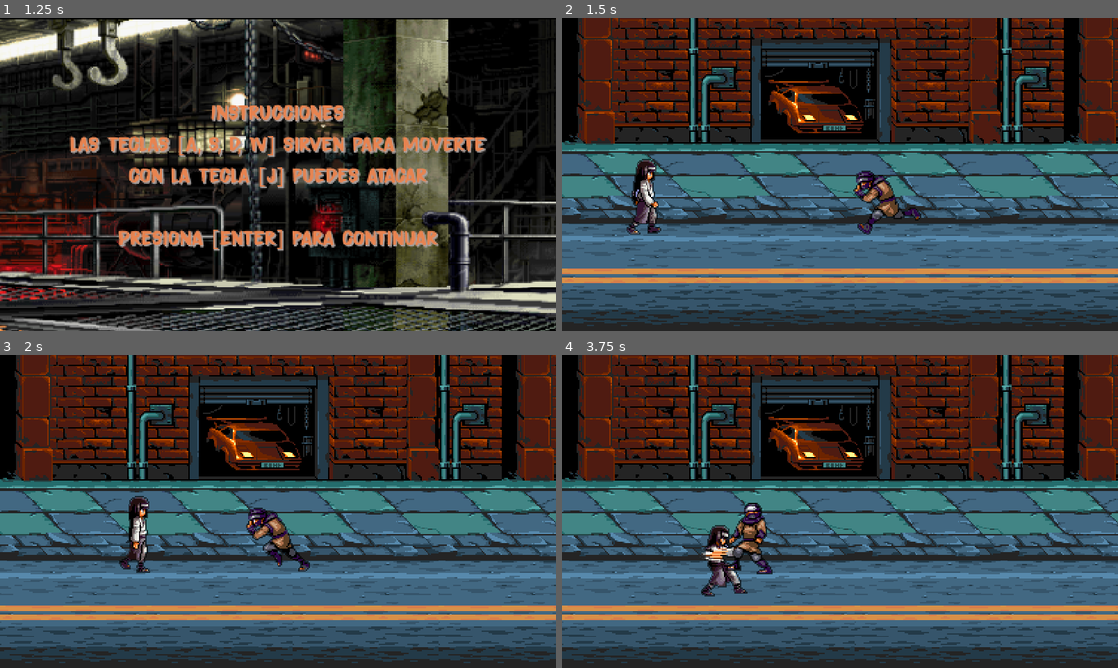
Above: before the commit, frames 1-4 (two rows, left to right).
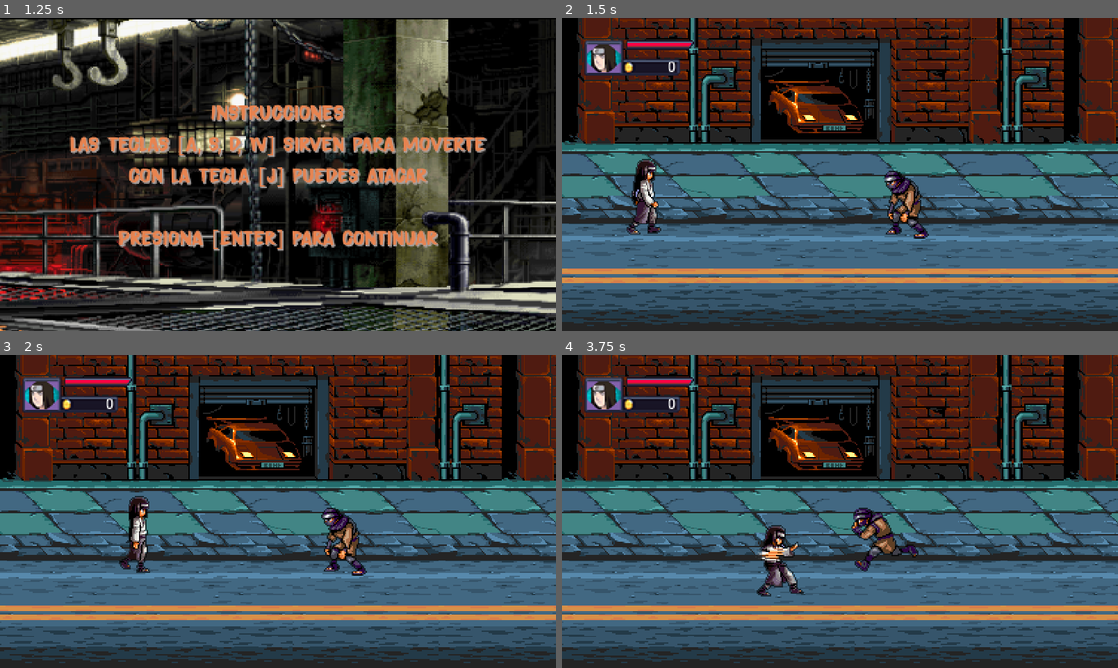
Above: after the commit, the same moments.

Repository: eandres8/bounty-hunter
Game: Godot game, scene res://scenes/Menu/Menu.tscn
Same seed, same stepped clock (60 frames per second), same inputs: the game is played once before the commit and once after it.
Inputs:
- Up to frame 1 (1.25 s): click "Iniciar" at 0.5 s
- Up to frame 2 (1.5 s): tap Enter (ui_accept) at 1.25, 1.35 s; hold D (move_right) from 1.28 s (still down)
- Up to frame 3 (2 s): keep holding D (move_right); tap Enter (ui_accept) at 1.52, 1.82 s
- Up to frame 4 (3.75 s): release D (move_right) at 2.03 s; hold S (move_down) 2.03-2.78 s; tap J (attack_soft) at 2.1, 3.6 s; tap Enter (ui_accept) at 2.27, 2.3, 2.57, 2.85 s; hold D (move_right) 2.78-3.53 s; hold W (move_up) from 3.53 s (still down)

Frame 1 is identical in both runs. In frame 2, 3.3% of the frame differs, in the area x 4-66%, y 7-71%; in frame 3, 3.6%; in frame 4, 5.4%, in the area x 4-65%, y 7-78%.

Commit message:
feat: add collision detection

Diff:
--- a/scenes/Enemy/Enemy.gd
+++ b/scenes/Enemy/Enemy.gd
@@ -1,18 +1,24 @@
 extends CharacterBody2D
 
-enum States { IDLE, RUN, DAMAGE, DIE }
+enum States { IDLE, RUN, DAMAGE, DIE, ATTACK }
 
 const SPEED := 70
 var life := 100
 var _state := States.IDLE
 
-func _ready():
-	velocity.x = -SPEED
-	_state = States.RUN
+@onready var _timer: Timer = $Timer
 
 func _process(_delta):
 	_state_matching()
 	move_and_slide()
+
+	if $Left.is_colliding() and !is_on_wall():
+		velocity.x = -SPEED
+		_state = States.RUN
+	elif $Right.is_colliding() and !is_on_wall():
+		velocity.x = SPEED
+		_state = States.RUN
+
 
 func _state_matching():
 	match _state:
@@ -24,6 +30,9 @@
 			damage_action()
 		States.DIE:
 			die_action()
+		States.ATTACK:
+			attack_action()
+
 
 func make_damage(damage) -> void:
 	var new_life = life - damage
@@ -43,7 +52,9 @@
 func run_action():
 	if is_on_wall():
 		_state = States.IDLE
-	else:
+		_timer.start(5)
+		_state = States.ATTACK
+	elif _state == States.RUN:
 		$Body.play("Run")
 
 func damage_action():
@@ -52,10 +63,18 @@
 func die_action():
 	$Body.play("Died")
 
+func attack_action():
+	$Body.play("Attack")
+
 func _on_body_animation_finished():
 	if $Body.animation == "Damage":
 		_state = States.IDLE
 
+	if $Body.animation == "Attack":
+		GLOBAL.life -= 10
+
 	if $Body.animation == "Died":
+		GLOBAL.score += 150
+		print("GLOBAL ", GLOBAL.score)
 		set_process(false)
 		queue_free()
--- a/scenes/Enemy/Enemy.tscn
+++ b/scenes/Enemy/Enemy.tscn
@@ -127,20 +127,29 @@
 "speed": 10.0
 }]
 
-[sub_resource type="RectangleShape2D" id="RectangleShape2D_udnub"]
-size = Vector2(25, 52)
+[sub_resource type="CapsuleShape2D" id="CapsuleShape2D_bqxyw"]
+radius = 12.0
+height = 40.0
 
 [node name="Enemy" type="CharacterBody2D" groups=["Enemy"]]
 script = ExtResource("1_88snd")
 
 [node name="Body" type="AnimatedSprite2D" parent="."]
 sprite_frames = SubResource("SpriteFrames_qxdhg")
-animation = &"Died"
+animation = &"Idle"
 autoplay = "Idle"
 flip_h = true
 
 [node name="Collision" type="CollisionShape2D" parent="."]
-position = Vector2(-2.5, 2)
-shape = SubResource("RectangleShape2D_udnub")
+position = Vector2(-2, -7)
+shape = SubResource("CapsuleShape2D_bqxyw")
+
+[node name="Left" type="RayCast2D" parent="."]
+target_position = Vector2(-100, 2.08165e-12)
+
+[node name="Right" type="RayCast2D" parent="."]
+target_position = Vector2(100, 2.08165e-12)
+
+[node name="Timer" type="Timer" parent="."]
 
 [connection signal="animation_finished" from="Body" to="." method="_on_body_animation_finished"]
--- /dev/null
+++ b/scenes/GUI/GUI.gd
@@ -0,0 +1,9 @@
+extends CanvasLayer
+
+@onready var _label := %Label as Label;
+@onready var _health := %Health as TextureRect;
+
+func _process(delta):
+	_label.text = str(GLOBAL.score)
+	var health = (GLOBAL.life * 55) / 100
+	_health.set_size(Vector2(health, 10))
--- /dev/null
+++ b/scenes/GUI/GUI.tscn
@@ -0,0 +1,59 @@
+[gd_scene load_steps=4 format=3 uid="uid://6ko213l8njgm"]
+
+[ext_resource type="Texture2D" uid="uid://by7g4bce2t2a7" path="res://assets/gui.png" id="1_fofic"]
+[ext_resource type="Script" path="res://scenes/GUI/GUI.gd" id="1_g77jv"]
+[ext_resource type="Texture2D" uid="uid://ddsun1nxkcofa" path="res://assets/health.png" id="3_7bde1"]
+
+[node name="GUI" type="CanvasLayer"]
+script = ExtResource("1_g77jv")
+
+[node name="Control" type="Control" parent="."]
+texture_filter = 1
+layout_mode = 3
+anchors_preset = 15
+anchor_right = 1.0
+anchor_bottom = 1.0
+grow_horizontal = 2
+grow_vertical = 2
+
+[node name="Main" type="MarginContainer" parent="Control"]
+layout_mode = 1
+anchors_preset = 15
+anchor_right = 1.0
+anchor_bottom = 1.0
+grow_horizontal = 2
+grow_vertical = 2
+theme_override_constants/margin_left = 16
+theme_override_constants/margin_top = 16
+theme_override_constants/margin_right = 16
+theme_override_constants/margin_bottom = 16
+
+[node name="TextureRect" type="TextureRect" parent="Control/Main"]
+texture_filter = 1
+texture_repeat = 1
+layout_mode = 2
+size_flags_horizontal = 0
+size_flags_vertical = 0
+texture = ExtResource("1_fofic")
+stretch_mode = 2
+
+[node name="Label" type="Label" parent="Control/Main/TextureRect"]
+unique_name_in_owner = true
+layout_mode = 0
+offset_left = 24.0
+offset_top = 14.0
+offset_right = 71.0
+offset_bottom = 40.0
+theme_override_font_sizes/font_size = 10
+text = "0"
+horizontal_alignment = 2
+autowrap_mode = 1
+
+[node name="Health" type="TextureRect" parent="Control/Main/TextureRect"]
+unique_name_in_owner = true
+layout_mode = 0
+offset_left = 32.0
+offset_right = 87.0
+offset_bottom = 10.0
+texture = ExtResource("3_7bde1")
+expand_mode = 1
--- a/scenes/Level/Level.tscn
+++ b/scenes/Level/Level.tscn
@@ -1,9 +1,10 @@
-[gd_scene load_steps=7 format=3 uid="uid://c2p83lqvbrqtk"]
+[gd_scene load_steps=8 format=3 uid="uid://c2p83lqvbrqtk"]
 
 [ext_resource type="Texture2D" uid="uid://8086a2amnxv6" path="res://assets/tileset.png" id="1_a4kcm"]
 [ext_resource type="AudioStream" uid="uid://b1m8vnibcaad0" path="res://assets/audio/music/exports/space-asteroids.ogg" id="1_hb1oh"]
 [ext_resource type="PackedScene" uid="uid://ctg30vmpd715q" path="res://scenes/Player/Player.tscn" id="3_us51a"]
 [ext_resource type="PackedScene" uid="uid://uwq0hd8vwom6" path="res://scenes/Enemy/Enemy.tscn" id="4_j8wx3"]
+[ext_resource type="PackedScene" uid="uid://6ko213l8njgm" path="res://scenes/GUI/GUI.tscn" id="5_lk8ka"]
 
 [sub_resource type="TileSetAtlasSource" id="TileSetAtlasSource_epcsg"]
 texture = ExtResource("1_a4kcm")
@@ -539,9 +540,13 @@
 
 [node name="AudioStreamPlayer" type="AudioStreamPlayer" parent="Settings"]
 stream = ExtResource("1_hb1oh")
+volume_db = -19.676
+autoplay = true
 
 [node name="Player" parent="." instance=ExtResource("3_us51a")]
 position = Vector2(47, 137)
 
 [node name="Enemy" parent="." instance=ExtResource("4_j8wx3")]
 position = Vector2(264, 141)
+
+[node name="GUI" parent="." instance=ExtResource("5_lk8ka")]
--- a/scenes/Player/Player.tscn
+++ b/scenes/Player/Player.tscn
@@ -112,8 +112,8 @@
 "speed": 8.0
 }]
 
-[sub_resource type="RectangleShape2D" id="RectangleShape2D_up3mx"]
-size = Vector2(17, 48)
+[sub_resource type="CapsuleShape2D" id="CapsuleShape2D_mxkxd"]
+height = 46.0
 
 [sub_resource type="CapsuleShape2D" id="CapsuleShape2D_i3mbo"]
 
@@ -124,12 +124,12 @@
 [node name="Body" type="AnimatedSprite2D" parent="."]
 texture_filter = 1
 sprite_frames = SubResource("SpriteFrames_wgjgq")
-animation = &"Walk"
+animation = &"Attack_Soft"
 autoplay = "Idle"
 
 [node name="Collision" type="CollisionShape2D" parent="."]
-position = Vector2(-5, -6)
-shape = SubResource("RectangleShape2D_up3mx")
+position = Vector2(0, -6)
+shape = SubResource("CapsuleShape2D_mxkxd")
 
 [node name="Settings" type="Node2D" parent="."]
 
--- a/scripts/global.gd
+++ b/scripts/global.gd
@@ -1,7 +1,7 @@
 extends Node
 
 var score = 0
-var credits = 1
+var life = 100
 
 var axis: Vector2
 
Binary file added: assets/gui.png
Not shown, added: assets/gui.png.import
Binary file added: assets/health.png
Not shown, added: assets/health.png.import
